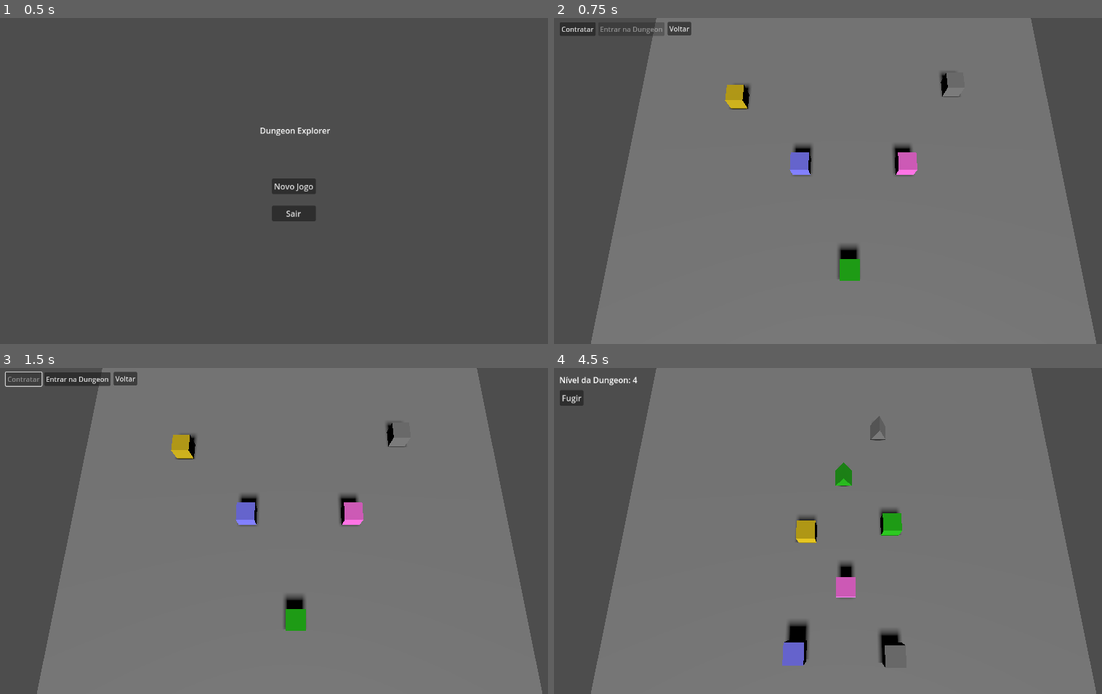
Above: before the commit, frames 1-4 (two rows, left to right).
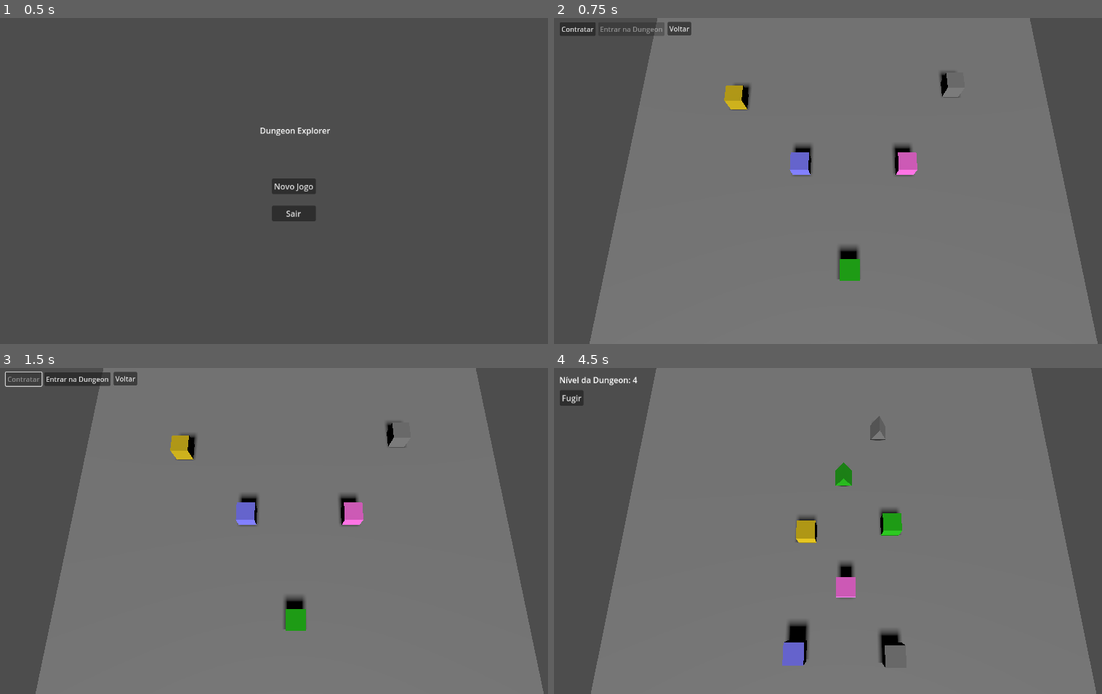
Above: after the commit, the same moments.

Repository: lazaromenezes/dungeon-explorer-godot
Game: Godot game, scene res://scenes/title_window/main_menu.tscn
Two runs of this game, one before a commit and one after it. Both use one fixed random seed, a clock stepped at 60 frames per second and the inputs below.
Inputs:
- Up to frame 1 (0.5 s): no input
- Up to frame 2 (0.75 s): click "Novo Jogo" at 0.5 s
- Up to frame 3 (1.5 s): click "Contratar" at 1.25 s
- Up to frame 4 (4.5 s): click "Voltar" at 2 s; click "Novo Jogo" at 2.75 s; click "Contratar" at 3.5 s; click "Entrar na Dungeon" at 4.25 s

Frame 1 is identical in both runs. In frame 2, 0.3% of the frame differs, in the area x 6-100%, y 0-100%; in frame 3, 0.3%; in frame 4, nothing differs.

Commit message:
Fix unseen rotation into tavern ground

Diff:
--- a/scenes/tavern/tavern.tscn
+++ b/scenes/tavern/tavern.tscn
@@ -6,11 +6,6 @@
 [ext_resource type="PackedScene" uid="uid://cx4gf23ugit30" path="res://scenes/characters/hirelings/fighter/fighter.tscn" id="4_76v3j"]
 [ext_resource type="PackedScene" uid="uid://dtnjygso3ouyg" path="res://scenes/characters/hirelings/rogue/rogue.tscn" id="5_rh7mw"]
 [ext_resource type="PackedScene" uid="uid://dxinsc5iluilg" path="res://scenes/characters/hirelings/wizard/wizard.tscn" id="6_dwvmy"]
-[ext_resource type="Resource" uid="uid://b30qbddmnj37t" path="res://scenes/characters/hirelings/champion/champion.tres" id="7_y5e7h"]
-[ext_resource type="Resource" uid="uid://dl3qeysyw1g8a" path="res://scenes/characters/hirelings/cleric/cleric.tres" id="8_t8p00"]
-[ext_resource type="Resource" uid="uid://tmcnje7lorrw" path="res://scenes/characters/hirelings/fighter/fighter.tres" id="9_1d8x7"]
-[ext_resource type="Resource" uid="uid://bwx0u5uuerl86" path="res://scenes/characters/hirelings/rogue/rogue.tres" id="10_tm08m"]
-[ext_resource type="Resource" uid="uid://cnxr2d7bhdvkt" path="res://scenes/characters/hirelings/wizard/wizard.tres" id="11_t7owy"]
 
 [sub_resource type="BoxShape3D" id="BoxShape3D_skocm"]
 size = Vector3(5, 0.2, 5)
@@ -30,7 +25,6 @@
 shape = SubResource("BoxShape3D_skocm")
 
 [node name="MeshInstance3D" type="MeshInstance3D" parent="Scenario/Ground"]
-transform = Transform3D(1, 0, 0, 0, 0.999962, -0.00872654, 0, 0.00872654, 0.999962, 0, 0, 0)
 mesh = SubResource("BoxMesh_26wdf")
 
 [node name="DirectionalLight3D" type="DirectionalLight3D" parent="Scenario"]
@@ -48,24 +42,19 @@
 [node name="Hirelings" type="Node" parent="."]
 
 [node name="Champion" parent="Hirelings" groups=["hirelings_group"] instance=ExtResource("2_hptbt")]
-transform = Transform3D(1, 0, 0, 0, 1, 0, 0, 0, 1, -1.26379, -2.38419e-07, -0.838388)
-hireling_stats = ExtResource("7_y5e7h")
+transform = Transform3D(1, 0, 0, 0, 1, 0, 0, 0, 1, -1.27439, -2.38419e-07, -0.837619)
 
 [node name="Cleric" parent="Hirelings" groups=["hirelings_group"] instance=ExtResource("3_6ee7t")]
 transform = Transform3D(1, 0, 0, 0, 1, 0, 0, 0, 1, 1.315, 0, -1.00729)
-hireling_stats = ExtResource("8_t8p00")
 
 [node name="Fighter" parent="Hirelings" groups=["hirelings_group"] instance=ExtResource("4_76v3j")]
 transform = Transform3D(1, 0, 0, 0, 1, 0, 0, 0, 1, 0.058574, 0, 1.12377)
-hireling_stats = ExtResource("9_1d8x7")
 
 [node name="Rougue" parent="Hirelings" groups=["hirelings_group"] instance=ExtResource("5_rh7mw")]
 transform = Transform3D(1, 0, 0, 0, 1, 0, 0, 0, 1, 0.693103, 0, 0)
-hireling_stats = ExtResource("10_tm08m")
 
 [node name="Wizard" parent="Hirelings" groups=["hirelings_group"] instance=ExtResource("6_dwvmy")]
 transform = Transform3D(1, 0, 0.000959931, 0, 1, 0, -0.000959931, 0, 1, -0.478108, 0, 0)
-hireling_stats = ExtResource("11_t7owy")
 
 [node name="HUD" type="Control" parent="."]
 layout_mode = 3
Not shown: 1 places in scenes/tavern/tavern.tscn that only renumber resources
